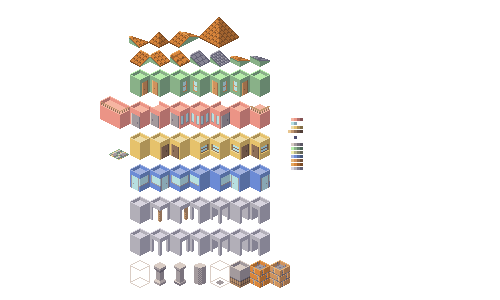
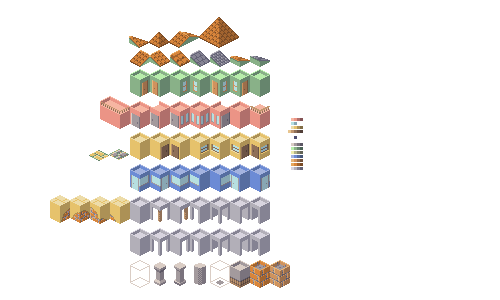
Layer changes from the first 500×300 image to the second:
painted on "Capa 2" over [50, 150, 130, 224]
